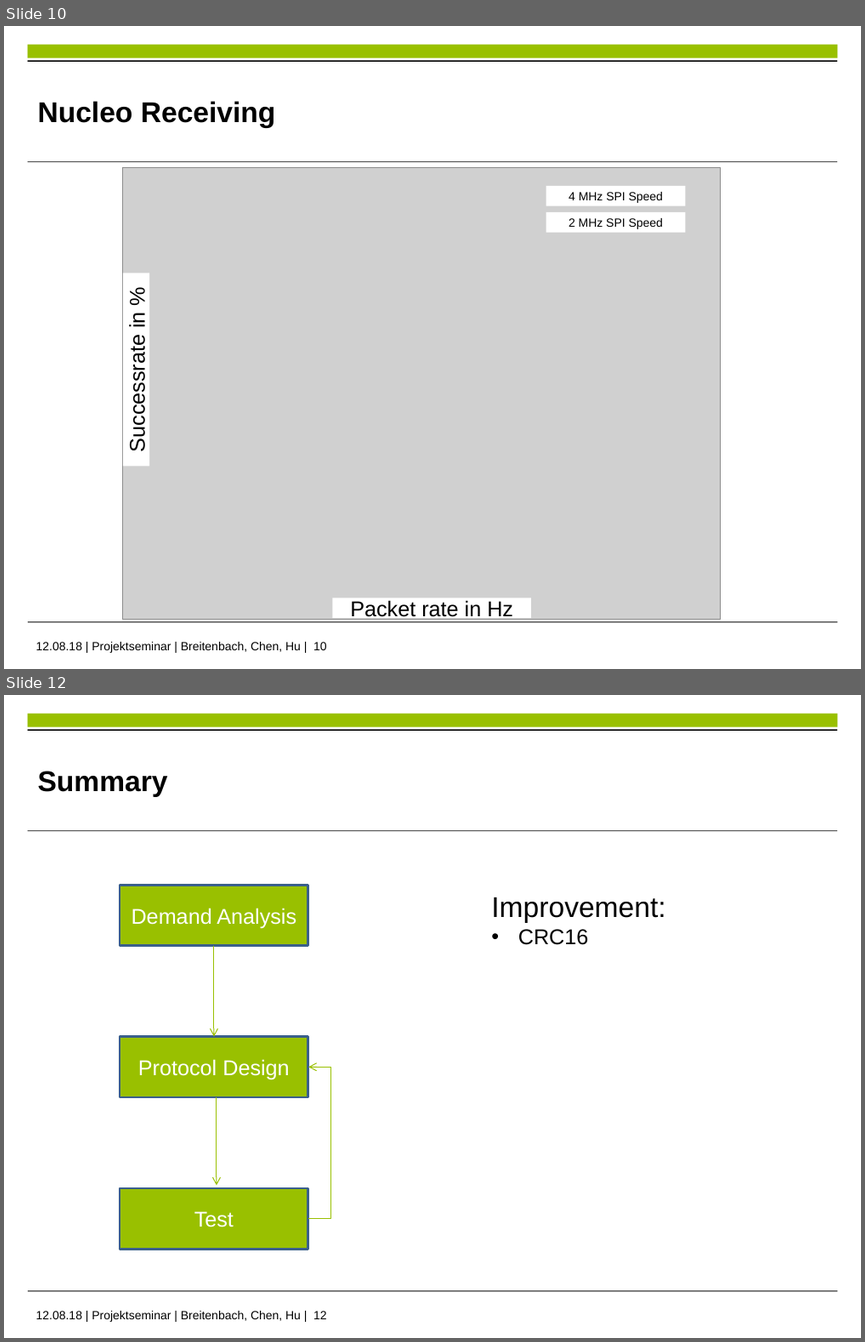
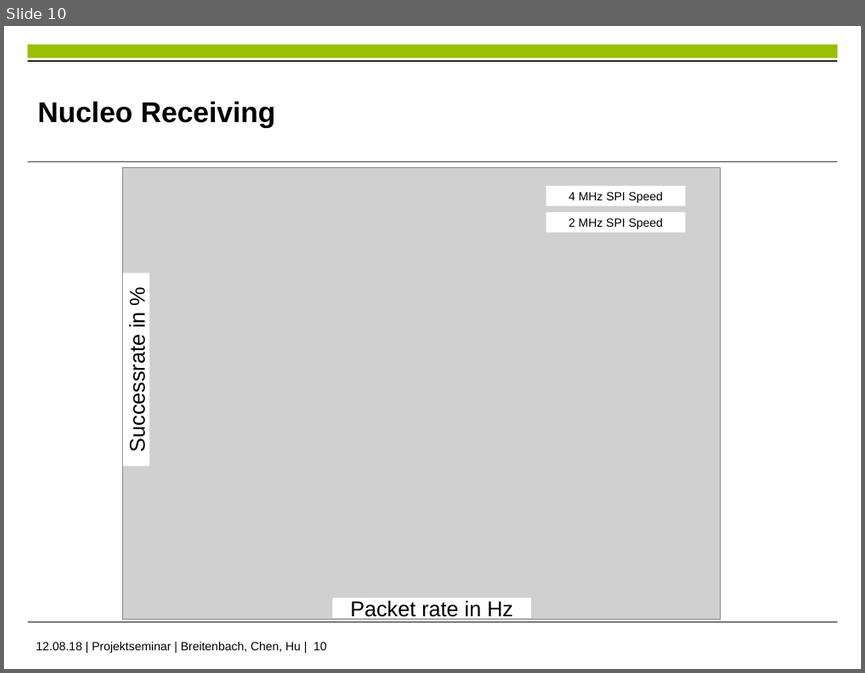
Before and after one commit to im-Kitsch/RMR_sensor_fusion, a slide deck: data/presentation/PS_presentation.pptx. Shown one above the other, each under a label of ours: slides 10 and 12 before the commit, slide 10 after it; the slides between them are not shown. The pictures are 865x1342 and 865x673 pixels, drawn with LibreOffice and Linux fonts; fonts in the diff are those of the drawing; grey boxes stand for pictures; background and template pictures are left out. Boxes give left, top, right and bottom in pixels: in the first picture for what was removed or moved away, otherwise in the second. Text is boxed around its words. In the diff, an @@ line names an element or a change of style, - is before the commit and + after.

```diff
--- a/data/presentation/PS_presentation.pptx
+++ b/data/presentation/PS_presentation.pptx
@@ slide 12 removed at box(4, 695, 861, 1338), background #FFFFFF; not listed: 5 template elements that a slide beside it also shows @@
@@ text removed at box(38, 771, 168, 797) @@
-Summary
@@ rectangle removed at box(120, 885, 308, 945) @@
-Demand Analysis
@@ text removed at box(491, 897, 665, 945) @@
-Improvement:
-• CRC16
@@ arrow removed from (214, 945) to (214, 1036) @@
@@ rectangle removed at box(120, 1036, 308, 1097) @@
-Protocol Design
@@ elbow arrow removed from (308, 1219) to (308, 1066) @@
@@ arrow removed from (216, 1098) to (216, 1185) @@
@@ rectangle removed at box(120, 1188, 308, 1248) @@
-Test
```
Also in this commit, not shown: 5 slides changed, 1 slide added, 2 other slides removed.
